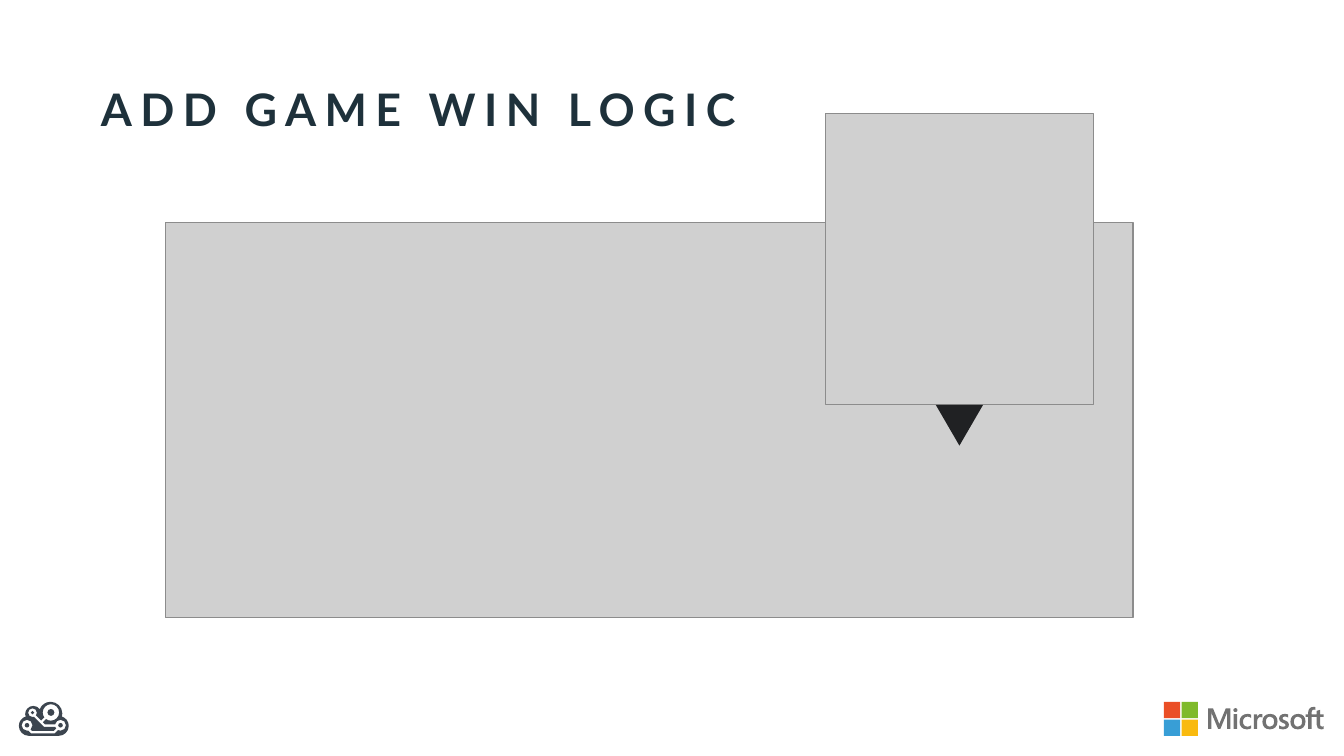
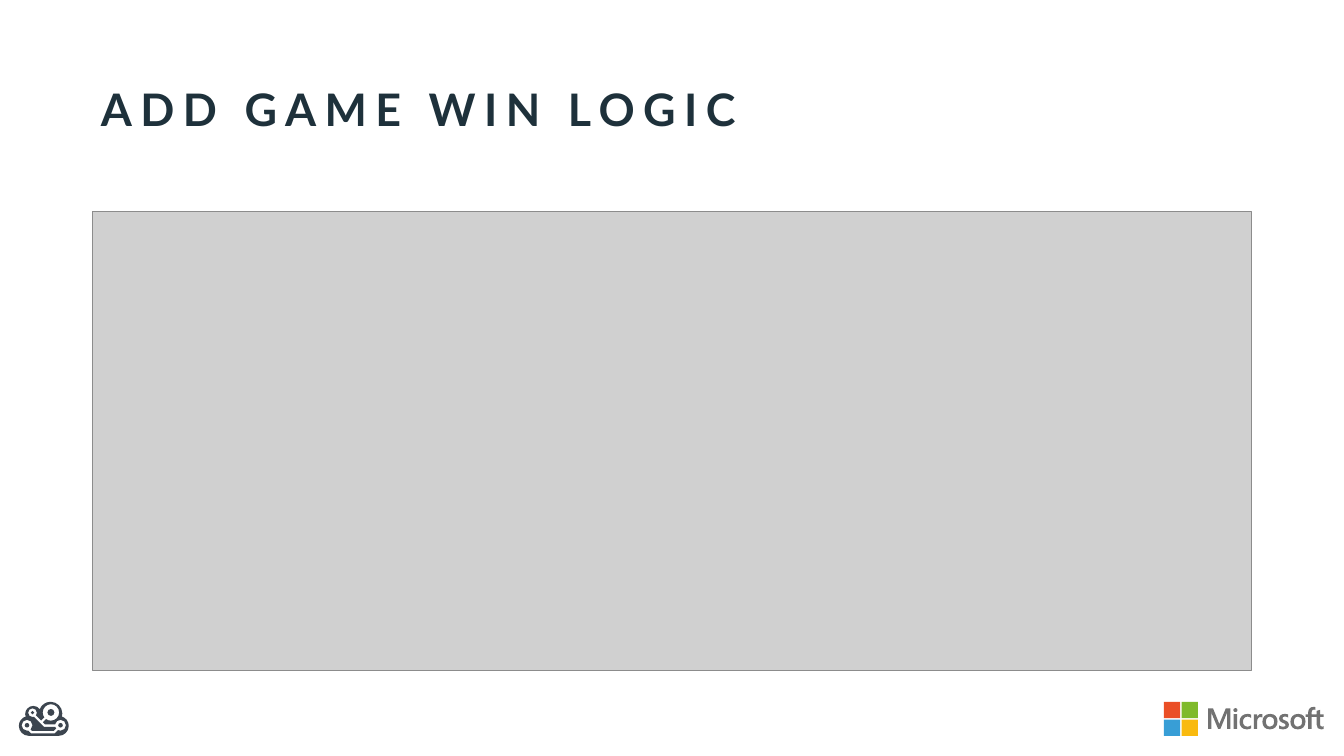
Before and after one commit to BretStateham/KidsGamesEvents, a slide deck: slide 23 of LaJollaLibrary/Slides/Creating a Game with FlowLab.io.pptx (slide 24 before the commit). Drawn at 1344x756 pixels with LibreOffice and Linux fonts; fonts in the diff are those of the drawing; grey boxes stand for pictures. Boxes give left, top, right and bottom in pixels: in the first picture for what was removed or moved away, otherwise in the second. Text is boxed around its words. In the diff, an @@ line names an element or a change of style, - is before the commit and + after.

Commit message:
Removed messaging from logic

```diff
--- a/LaJollaLibrary/Slides/Creating a Game with FlowLab.io.pptx
+++ b/LaJollaLibrary/Slides/Creating a Game with FlowLab.io.pptx
@@ picture removed at (826, 114, 1094, 405) @@
@@ picture: place and size @@
-picture at (165, 223, 1133, 618)
+picture at (93, 212, 1252, 670)
@@ triangle removed at (936, 405, 983, 447) @@
```
Also in this commit, not shown: 3 other slides changed, 7 slides added, 3 slides removed, 1 other file.
